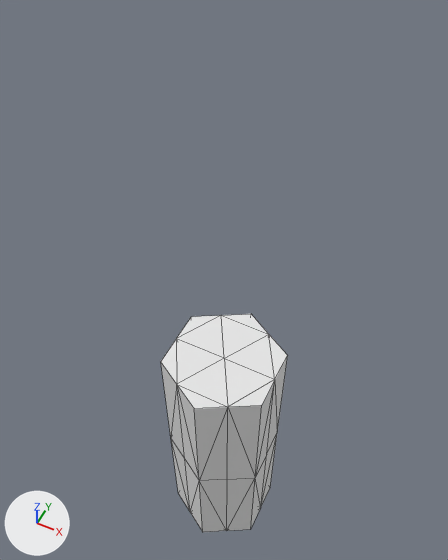
What one commit did to the OBJ model project4/src/grasper_plan/data/pencil.obj.
Both versions are drawn from a camera (50 mm lens) standing at (2.5, -5.01, 13.11) and looking at (-0.42, 0.82, 5.82). Lighting does not change. The marker at lower left points along +X, +Y and +Z. Mesh edges are drawn as thin lines. Where no turn or scale is listed for an object, it has been applied to the vertices. Vertices at the same position are counted once.

The first picture shows 'Circle_Circle.001'.
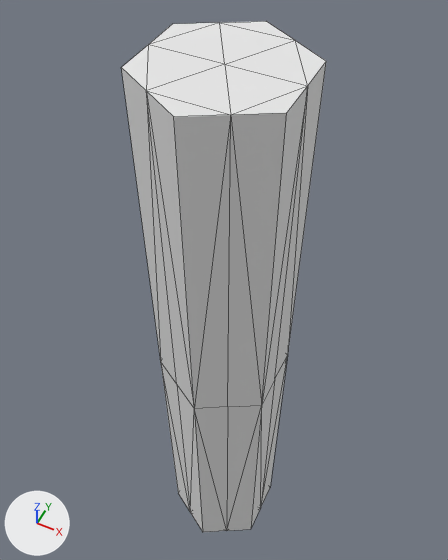
The newer file is also rescaled (x0.02) as a whole; pictures and numbers use the older file's frame.

Pixel boxes (x1, y1, x2, y2) of what changed, in the pictures (448 x 560 px):
'Circle_Circle.001', reshaped (61% wider, 134% taller)
    before: (161, 314, 288, 532)
    after: (121, 21, 326, 532)

The change in detail:
me_circle_circle_001 is used by ob_circle_circle_001; location (0.0, 0.0, 0.0).
me_circle_circle_001 had 38 vertices, 72 faces and spanned x -0.87..0.87, y -1.0..1.0, z 0.0..5.0.
me_circle_circle_001 now has 38 vertices, 72 faces and spans x -0.87..0.87, y -1.0..1.0, z 0.0..10.0.
Part 1, on me_circle_circle_001:
13 vertices are removed from x -0.87..0.87, y -1.0..1.0, z 2.5..5.0.
60 faces are deleted.
1 vertex is added at (0.0, 0.0, 10.0).
12 new vertices lie (0.0, 0.0, 5.0) away from vertices in x -0.87..0.87, y -1.0..1.0, z 5.0.
60 new faces join them.
